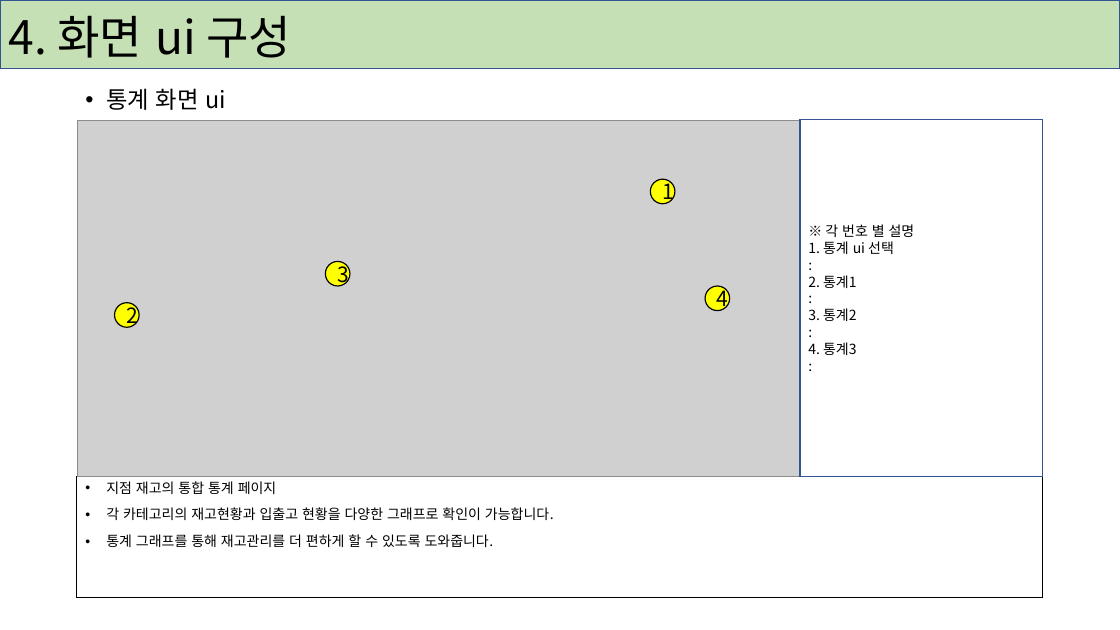
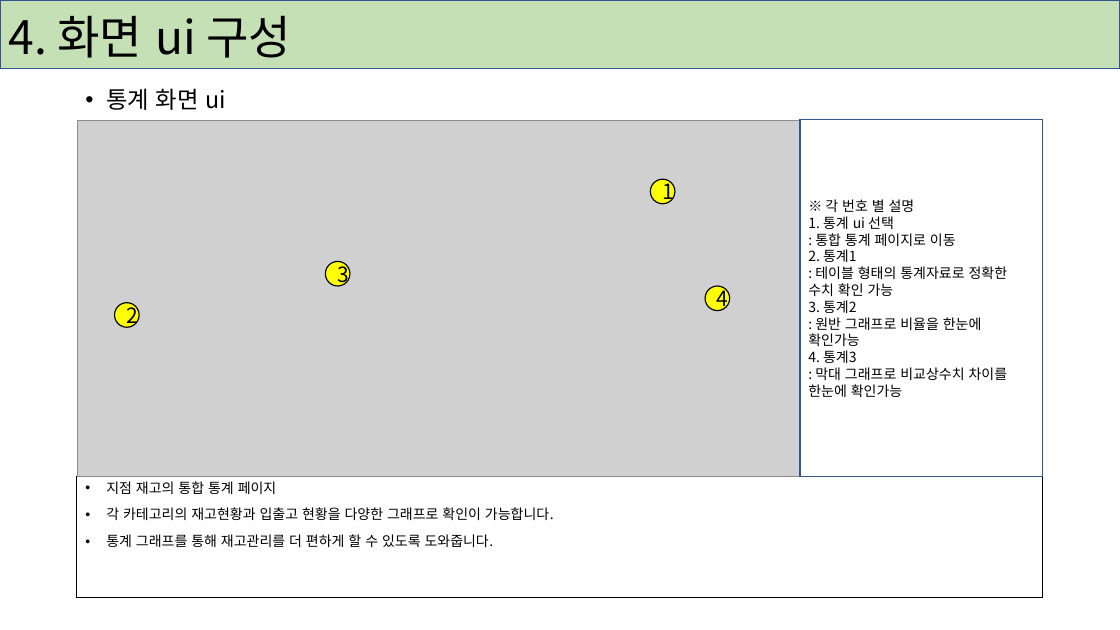
Before and after one commit to noel7752-gmail-com/-ERP-System, a slide deck: slide 14 of 주영일/4조 새벽코딩.pptx. Drawn at 1120x630 pixels with LibreOffice and Linux fonts; fonts in the diff are those of the drawing; grey boxes stand for pictures. Boxes give left, top, right and bottom in pixels: in the first picture for what was removed or moved away, otherwise in the second. Text is boxed around its words. In the diff, an @@ line names an element or a change of style, - is before the commit and + after.

```diff
--- a/주영일/4조 새벽코딩.pptx
+++ b/주영일/4조 새벽코딩.pptx
@@ text in rectangle at (x1=815, y1=233, x2=956, y2=246): text changed @@
-:
+: 통합 통계 페이지로 이동
@@ text in rectangle at (x1=808, y1=266, x2=1008, y2=296): text changed @@
-:
+: 테이블 형태의 통계자료로 정확한 수치 확인 가능
@@ text in rectangle at (x1=808, y1=317, x2=982, y2=346): text changed @@
-:
+: 원반 그래프로 비율을 한눈에 확인가능
@@ text in rectangle at (x1=808, y1=367, x2=1008, y2=397): text changed @@
-:
+: 막대 그래프로 비교상수치 차이를 한눈에 확인가능
```
Also in this commit, not shown: 1 other slide changed.
